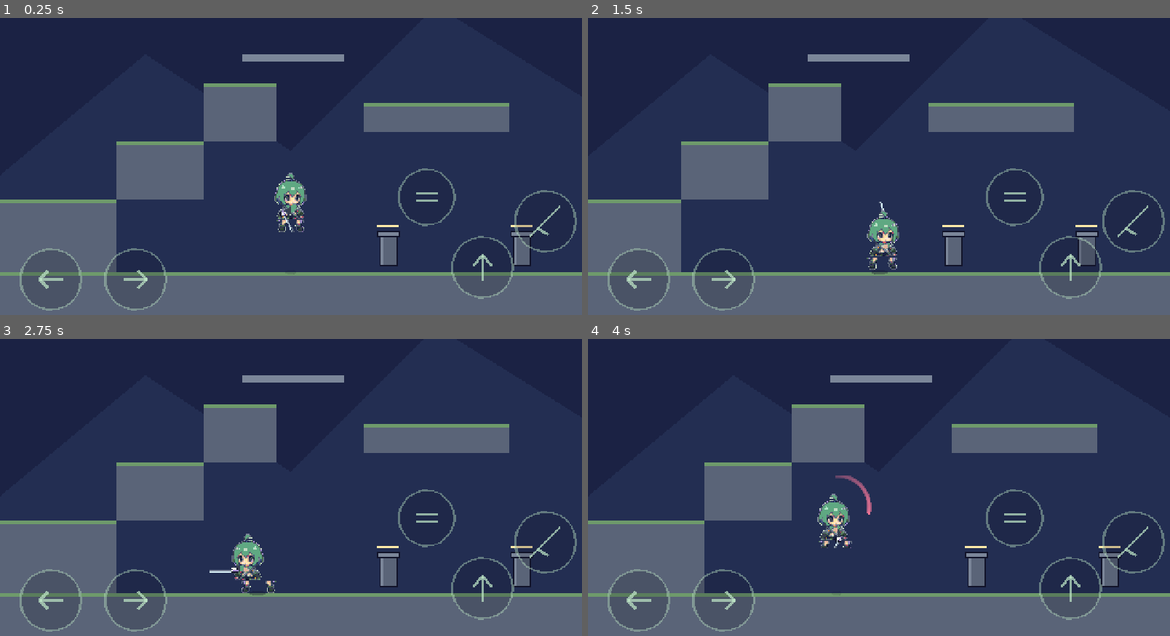
Above: before the commit, frames 1-4 (two rows, left to right).
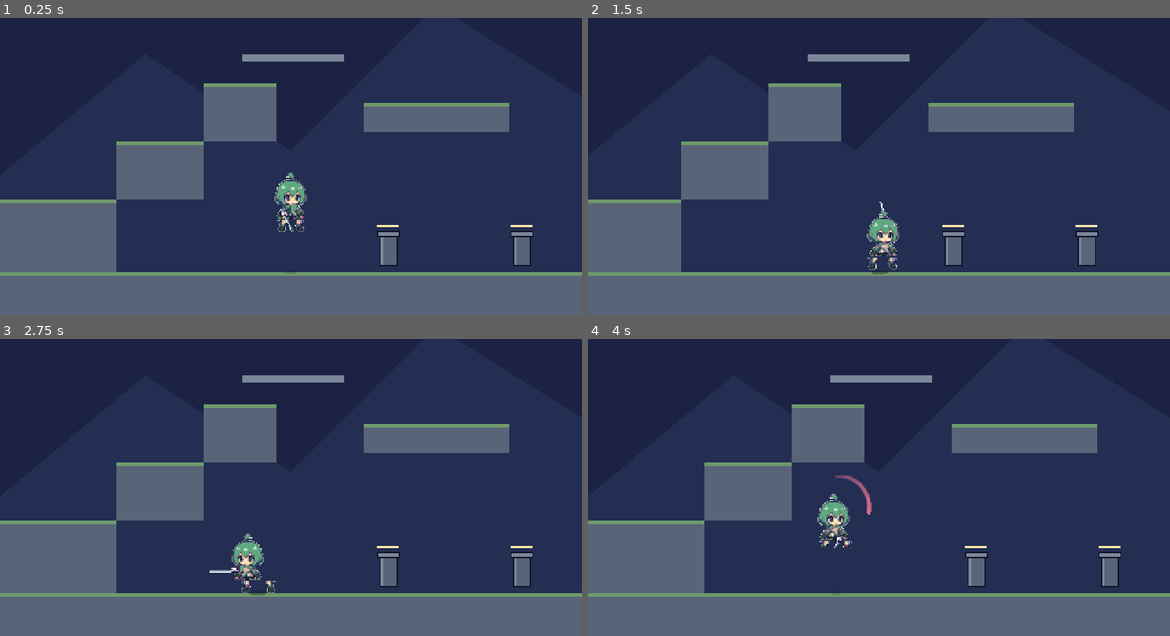
Above: after the commit, the same moments.

Repository: KurilX/actGodotGame-iori
Game: Godot game, scene res://scenes/bootstrap.tscn
Two runs of this game, one before a commit and one after it. Both use one fixed random seed, a clock stepped at 60 frames per second and the inputs below.
Inputs (mouse positions are in pixels of both pictures, inside the frame that each line leads up to):
- Up to frame 1 (0.25 s): no input
- Up to frame 2 (1.5 s): tap Enter at 0.5 s; move the mouse to (1007, 166) at 0.52 s; hold D (move_right) 0.53-1.25 s; hold J (attack) 0.53-1.25 s; click (1007, 166) at 0.67 s; tap Space (jump) at 0.77 s; drag from (762, 199) to (902, 243) at 1.27 s
- Up to frame 3 (2.75 s): move the mouse to (349, 431) at 2.02 s; hold A (move_left) from 2.03 s (still down); hold J (attack) from 2.03 s (still down); tap K (dash) at 2.1 s
- Up to frame 4 (4 s): release A (move_left) at 2.75 s; release J (attack) at 2.75 s; drag from (849, 567) to (704, 454) at 2.77 s; tap Space (jump) at 3.5, 3.77 s; move the mouse to (1053, 552) at 3.52 s; hold D (move_right) from 3.53 s (still down); hold J (attack) from 3.53 s (still down)

The runs differ from the first frame. In frame 1, 1.7% of the frame differs, in the area x 3-100%, y 50-99%; in frame 2, 1.7%; in frame 3, 1.7%; in frame 4, 1.7%.

Commit message:
feat: 触屏按键改为默认隐藏，?touch=1 或 F2 开启

Diff:
--- a/src/ui/touch_controls.gd
+++ b/src/ui/touch_controls.gd
@@ -1,16 +1,23 @@
 extends Control
-## 触屏虚拟按键：仅在触摸设备上显示
+## 触屏虚拟按键：**默认隐藏**，需要显式开启
 ##
-## 设计要点
-## ─────────
+## 为什么默认隐藏
+## ──────────────
+## 原来用 DisplayServer.is_touchscreen_available() 自动判断，但实测
+## **桌面浏览器里这个函数也会返回 true**（web 平台的触摸能力上报不可靠），
+## 结果电脑上一直显示一堆按键，看着很冗余。
+## 现在改为默认关闭，三种方式打开：
+##   1. URL 参数：?touch=1（网页版用这个，手机上可收藏带参数的链接）
+##   2. 命令行参数：--touch（本地调试）
+##   3. 运行时快捷键：F2 切换（任何平台都能现场开关）
+##
+## 其余设计要点
+## ──────────────
 ## 1. **不改 InputMap 语义**：虚拟按键直接 press/release 已有的 action，
 ##    所以 player.gd 的手感代码一行都不用改，桌面/手机跑同一套逻辑。
-## 2. **视口只有 480x270**，按钮必须够大才好点（拇指约需 40px 直径），
-##    同时半透明，避免挡住角色和敌人。
-## 3. **左摇杆区 + 右侧功能键**：左侧是方向（左右两个大按钮，不需要摇杆精度），
-##    右侧三键扇形排布（跳跃/攻击/闪避），攻击键最大且最好按。
-## 4. **多点触控**：必须支持同时按住「左」和「攻击」，所以每个按钮
-##    独立追踪 touch index，不能用单个 index。
+## 2. **视口只有 480x270**，按钮必须够大才好点，同时半透明不挡画面。
+## 3. **多点触控**：每个按钮独立追踪 touch index，否则「按住左移 + 点攻击」
+##    会有一方被吞。
 
 const ACTION_LEFT := "move_left"
 const ACTION_RIGHT := "move_right"
@@ -19,32 +26,80 @@
 const ACTION_DASH := "dash"
 
 # 按钮视觉参数
-# 透明度压得比较低：按键是辅助层，不该盖住场景和敌人
 const BTN_ALPHA := 0.22
 const BTN_ALPHA_ACTIVE := 0.48
 const BTN_EDGE := Color(0.75, 0.91, 0.78, 0.42)
 const ICON_ALPHA := 0.72
 
-# 桌面调试时是否强制显示（--touch 命令行参数）
-var _force_show := false
+# 切换开关的快捷键
+const TOGGLE_KEY := KEY_F2
 
 var _buttons: Array[Dictionary] = []
 var _touch_map := {}          # touch_index -> button id
 
 
 func _ready() -> void:
-	# 判断是否为触摸设备；桌面默认隐藏
-	_force_show = "--touch" in OS.get_cmdline_user_args()
-	var is_touch := DisplayServer.is_touchscreen_available()
-	visible = is_touch or _force_show
-
 	# 铺满整个视口，保证在任意分辨率下坐标都对
 	set_anchors_preset(Control.PRESET_FULL_RECT)
 	mouse_filter = Control.MOUSE_FILTER_IGNORE
 
 	_build_buttons()
+
+	# 默认隐藏；只有显式开启才显示
+	visible = _want_visible()
 	if visible:
-		print("触屏按键已启用（touchscreen=%s, forced=%s）" % [is_touch, _force_show])
+		print("触屏按键已开启（%s）" % _why_visible())
+		queue_redraw()
+
+
+# ───────────────────── 显示开关 ─────────────────────
+
+func _want_visible() -> bool:
+	return _has_args_flag() or _has_url_flag()
+
+
+func _has_args_flag() -> bool:
+	return "--touch" in OS.get_cmdline_user_args()
+
+
+func _has_url_flag() -> bool:
+	# 网页版：从 URL 查询串里读 touch=1 / touch=true
+	if not OS.has_feature("web"):
+		return false
+	var q := str(JavaScriptBridge.eval(
+		"(function(){var m=location.search.match(/[?&]touch=([^&]*)/); return m?m[1]:'';})()",
+		true))
+	return q == "1" or q.to_lower() == "true" or q == "yes"
+
+
+func _why_visible() -> String:
+	if _has_args_flag():
+		return "命令行 --touch"
+	return "URL ?touch=1"
+
+
+func toggle() -> void:
+	visible = not visible
+	# 关闭时释放所有按住的 action，避免角色一直往一个方向跑
+	if not visible:
+		_release_all()
+	print("触屏按键：%s" % ("显示" if visible else "隐藏"))
+	queue_redraw()
+
+
+func _release_all() -> void:
+	for b in _buttons:
+		if b["pressed"]:
+			b["pressed"] = false
+			Input.action_release(b["action"])
+	_touch_map.clear()
+
+
+func _unhandled_input(event: InputEvent) -> void:
+	if event is InputEventKey and event.pressed and not event.echo:
+		if event.keycode == TOGGLE_KEY:
+			toggle()
+			get_viewport().set_input_as_handled()
 
 
 func _build_buttons() -> void:
--- a/tools/verify_touch.gd
+++ b/tools/verify_touch.gd
@@ -39,8 +39,11 @@
 		quit(1)
 		return
 
-	# 桌面环境下 DisplayServer.is_touchscreen_available() 为 false，
-	# 所以这里手动置为可见来验证布局与命中逻辑
+	# 按键现在**默认隐藏**（仅 URL ?touch=1 / 命令行 --touch / F2 打开）。
+	# 这里先断言默认确实是关的，再手动打开验证布局与命中逻辑。
+	_check(not touch.visible, "0. 默认不显示按键",
+	       "刚进游戏时 visible=true，电脑上会显得冗余")
+
 	touch.visible = true
 	touch.queue_redraw()
 	await process_frame
@@ -124,6 +127,35 @@
 		_check(not Input.is_action_pressed("attack"),
 		       "6. 松开后 action 被释放", "attack 仍按住")
 
+	# ── 7/8. toggle 开关 + 关闭时必须释放按键 ──
+	# 场景：按住攻击键的同时把按键层关掉，若不释放 action，
+	# 角色会一直处于攻击状态（这是很隐蔽的卡手感 bug）
+	var atk2: Dictionary = {}
+	for b in buttons:
+		if b["id"] == "attack":
+			atk2 = b
+			break
+	var ev3 := InputEventScreenTouch.new()
+	ev3.index = 5
+	ev3.position = touch._button_center(atk2)
+	ev3.pressed = true
+	touch._input(ev3)
+	await process_frame
+	var held := Input.is_action_pressed("attack")
+
+	touch.toggle()          # 关闭
+	await process_frame
+	_check(not touch.visible, "7. toggle 能关闭按键层", "visible 仍为 true")
+	_check(not Input.is_action_pressed("attack"),
+	       "8. 关闭时释放了按住的 action",
+	       "按住状态下关闭，attack 仍为 pressed（会导致角色卡在攻击）")
+
+	touch.toggle()          # 再打开，验证可逆
+	await process_frame
+	_check(touch.visible, "9. toggle 能再次打开", "visible 仍为 false")
+	touch.visible = false
+	touch._release_all()
+
 	print("")
 	if _failures.is_empty():
 		print("PASS: 全部 %d 项通过" % _checks)
Binary file added: art/screenshots/desktop_probe.png
Binary file changed: art/screenshots/mobile_touch_01_idle.png
Not shown, added: art/screenshots/mobile_touch_01_idle.png.import
Binary file changed: art/screenshots/mobile_touch_02_moved.png
Not shown, added: art/screenshots/mobile_touch_02_moved.png.import
Binary file changed: art/screenshots/mobile_touch_03_attack.png
Not shown, added: art/screenshots/mobile_touch_03_attack.png.import
Binary file changed: art/screenshots/mobile_touch_04_multi.png
Not shown, added: art/screenshots/mobile_touch_04_multi.png.import
Binary file added: art/screenshots/toggle_01_desktop_default.png
Binary file added: art/screenshots/toggle_02_desktop_forced.png
Binary file added: art/screenshots/toggle_03_mobile_default.png
(and 1 more such lines)
